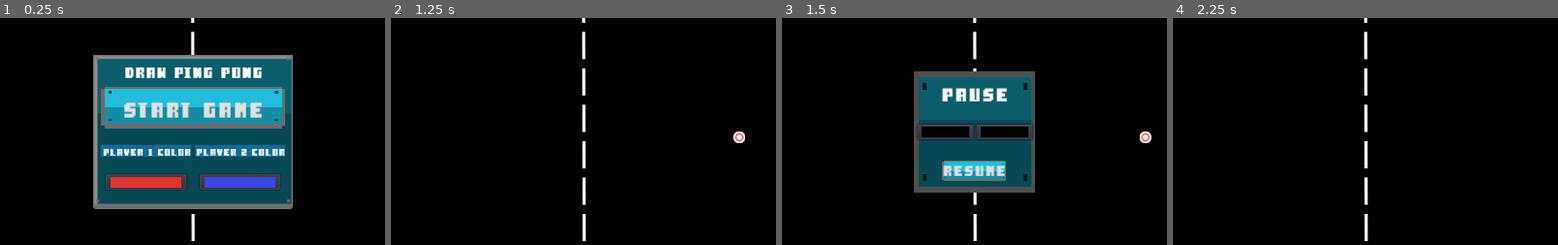
Above: before the commit, frames 1-4 (left to right).
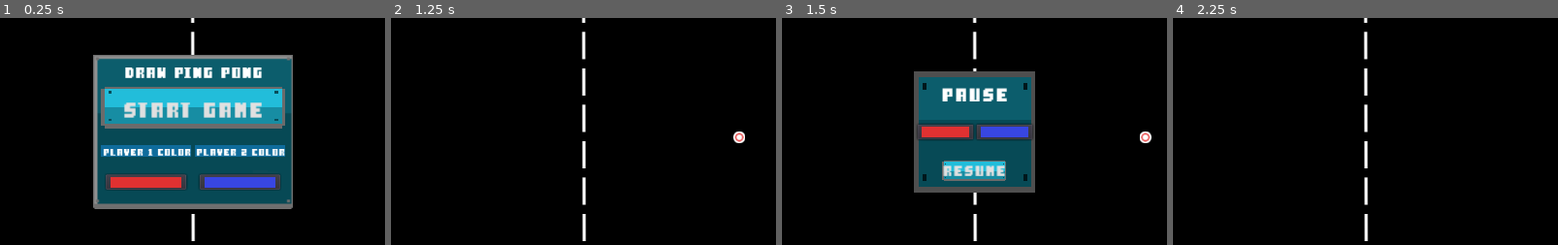
Above: after the commit, the same moments.

Repository: Ertain/Draw-Ping-Pong
Game: Godot game, scene res://Main.tscn
Two runs of this game, one before a commit and one after it. Both use one fixed random seed, a clock stepped at 60 frames per second and the inputs below.
Inputs (mouse positions are % of the whole screen's width and height, from its top left):
- Up to frame 1 (0.25 s): no input
- Up to frame 2 (1.25 s): click "Start game" at 0.5 s
- Up to frame 3 (1.5 s): click (65, 91) at 1.25 s
- Up to frame 4 (2.25 s): click "Resume" at 2 s
The pictures show only the part of the screen within x 25-75%, y 25-75%; the shares and areas given below are measured in that part.

Frames 1-2 are identical in both runs. In frame 3, 1.2% of the frame differs, in the area x 36-64%, y 47-53%; in frame 4, nothing differs.

Commit message:
Assgined default colors to "pause screen" colors.

Diff:
--- a/Scripts/Main.gd
+++ b/Scripts/Main.gd
@@ -22,6 +22,9 @@
 func _ready() -> void:
     # Pause the action until "start" has been pushed.
     get_tree().set_pause( true )
+    # Assign the default colors to the "pause" menu colors for consistency.
+    player1_pause_color_picker.color = $"Title/MarginContainer/VBoxContainer/Player colors Hbox/Player 1 colors/ColorPickerButton".get_pick_color()
+    player2_pause_color_picker.color = $"Title/MarginContainer/VBoxContainer/Player colors Hbox/Player 2 colors/ColorPickerButton".get_pick_color()
 
 func _notification( what: int ) -> void:
     # Check for when the game is sent to the background on Android.
